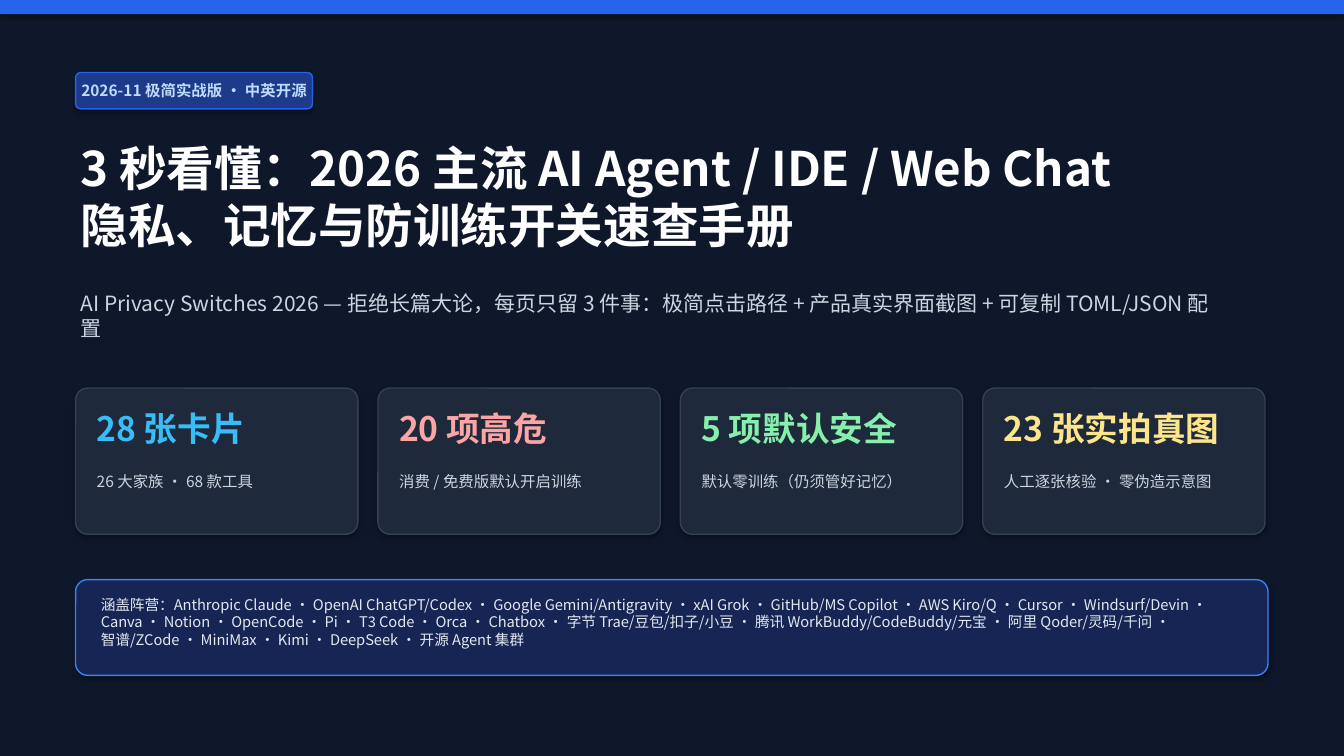
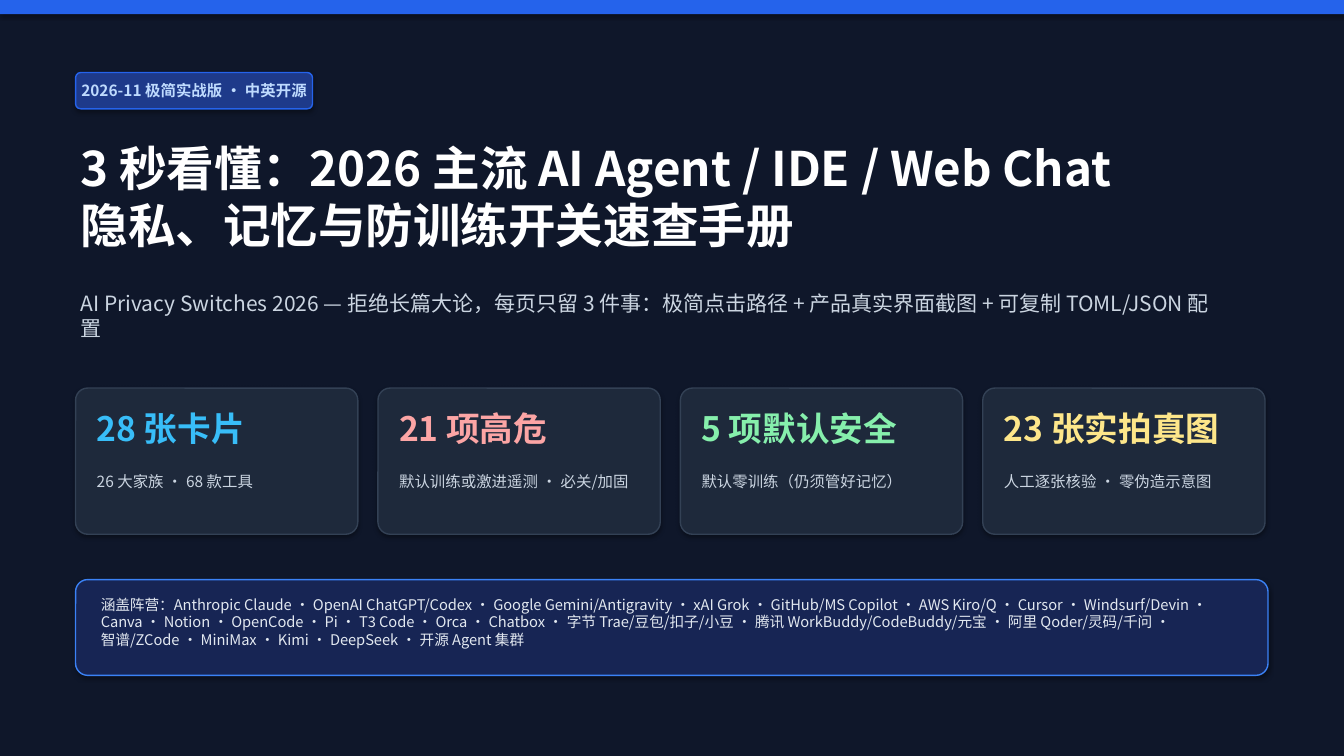
Before and after one commit to xialuyu5-oss/ai-privacy-switches, a slide deck: slide 1 of exports/AI_Agent_隐私记忆与防训练开关全手册_2026.pptx. Drawn at 1344x756 pixels with LibreOffice and Linux fonts; fonts in the diff are those of the drawing. Boxes give left, top, right and bottom in pixels: in the first picture for what was removed or moved away, otherwise in the second. Text is boxed around its words. In the diff, an @@ line names an element or a change of style, - is before the commit and + after.

```diff
--- a/exports/AI_Agent_隐私记忆与防训练开关全手册_2026.pptx
+++ b/exports/AI_Agent_隐私记忆与防训练开关全手册_2026.pptx
@@ text at [399, 412, 547, 444]: text changed @@
-20 项高危
+21 项高危
@@ text at [399, 474, 629, 490]: text changed @@
-消费 / 免费版默认开启训练
+默认训练或激进遥测 · 必关/加固
```
Also in this commit, not shown: 31 other slides changed, 6 other files.
